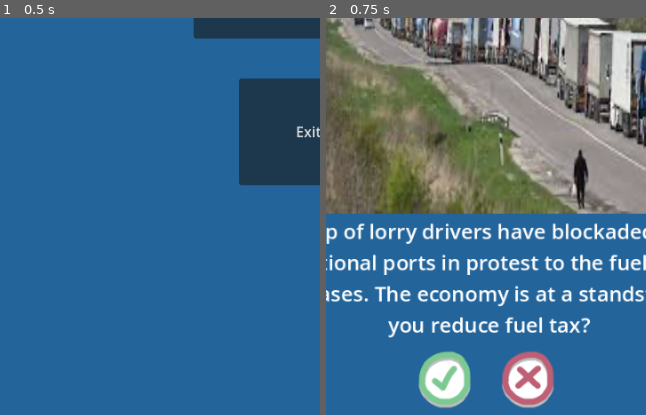
Above: before the commit, frames 1-2 (left to right).
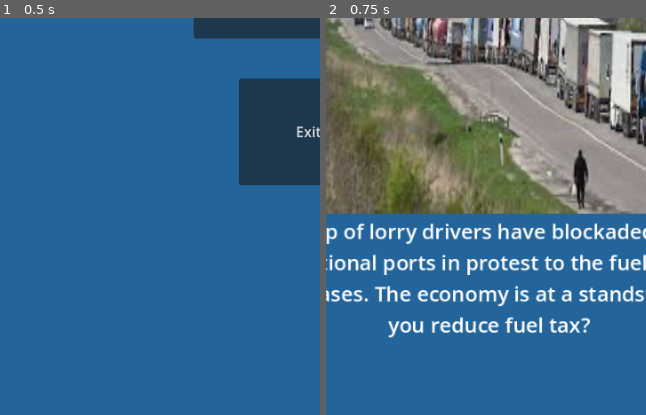
Above: after the commit, the same moments.

Repository: OmerHakanKilic/Dundee-Game-Jam
Game: Godot game, scene res://Scenes/main_menu.tscn
Same seed, same stepped clock (60 frames per second), same inputs: the game is played once before the commit and once after it.
Inputs:
- Up to frame 1 (0.5 s): no input
- Up to frame 2 (0.75 s): click "Play" at 0.5 s
The pictures show only the part of the screen within x 25-75%, y 50-100%; the shares and areas given below are measured in that part.

Frame 1 is identical in both runs. In frame 2, 3.8% of the frame differs, in the area x 28-72%, y 83-99%.

Commit message:
release build

Diff:
--- a/Scenes/main.tscn
+++ b/Scenes/main.tscn
@@ -124,14 +124,6 @@
 layout_mode = 2
 alignment = 1
 
-[node name="AgreeButton" type="TextureButton" parent="MainContainer/BottomBar"]
-layout_mode = 2
-texture_normal = ExtResource("8_v7j74")
-
-[node name="DisagreeButton" type="TextureButton" parent="MainContainer/BottomBar"]
-layout_mode = 2
-texture_normal = ExtResource("9_dktkq")
-
 [node name="ApproveIcon" type="Sprite2D" parent="."]
 position = Vector2(627, 554)
 scale = Vector2(2, 2)
Not shown, changed: docs/index.html
Not shown, changed: docs/index.pck
